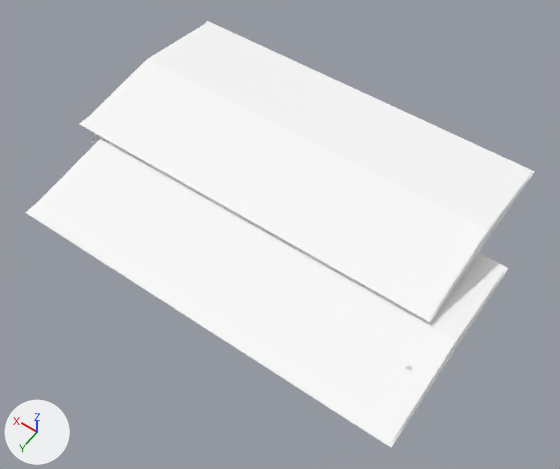
What one commit did to the glTF model Artemis.glb.
One viewpoint serves both versions: a 50 mm camera at (-14.8, 47.5, 78.8) aimed at (21.5, -3.3, -1.0). Arrows for +X, +Y and +Z are at lower left; the lights stay in place. The first picture is the older version. Where no turn or scale is listed for an object, it has been applied to the vertices.

The first picture shows 'Roof', 'Roof.001'.
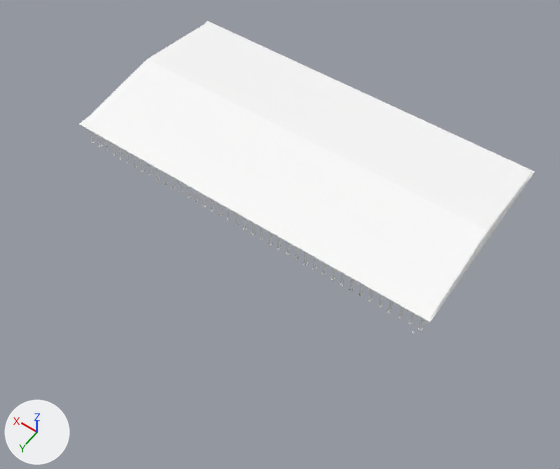
Changed parts and their boxes (x1, y1, x2, y2) in the pictures (560 x 469 px):
'Roof', deleted
    before: (25, 138, 509, 448)
'Column.003', unchanged, uncovered by the edit
    before: (89, 131, 99, 143)
    after: (89, 131, 393, 313)

The edits, one by one:
Object 'Roof' (ob_roof) is deleted.
